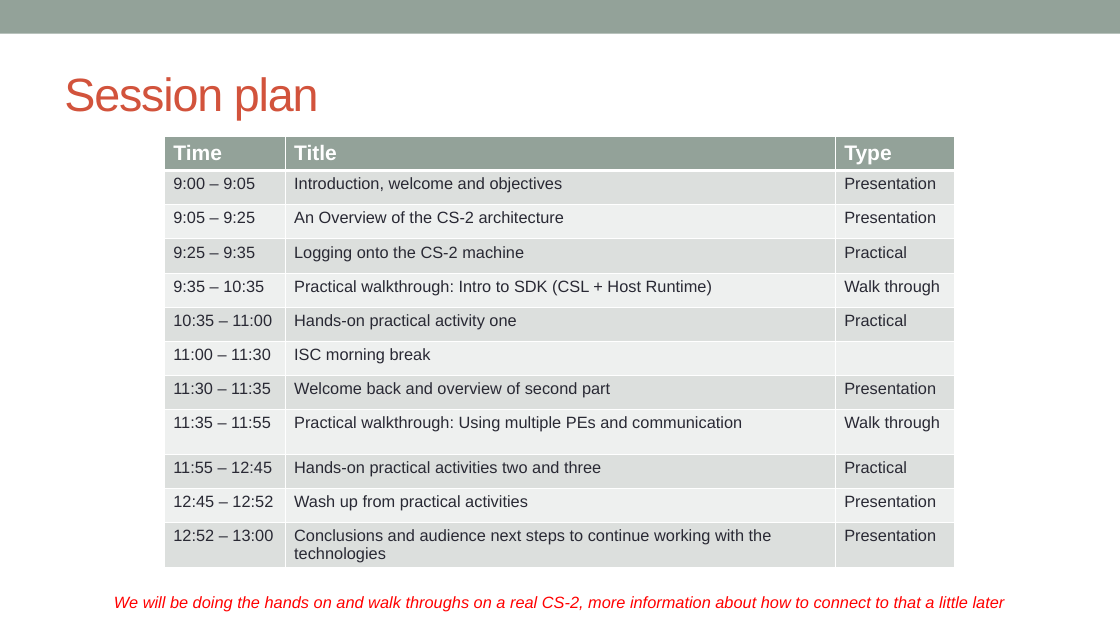
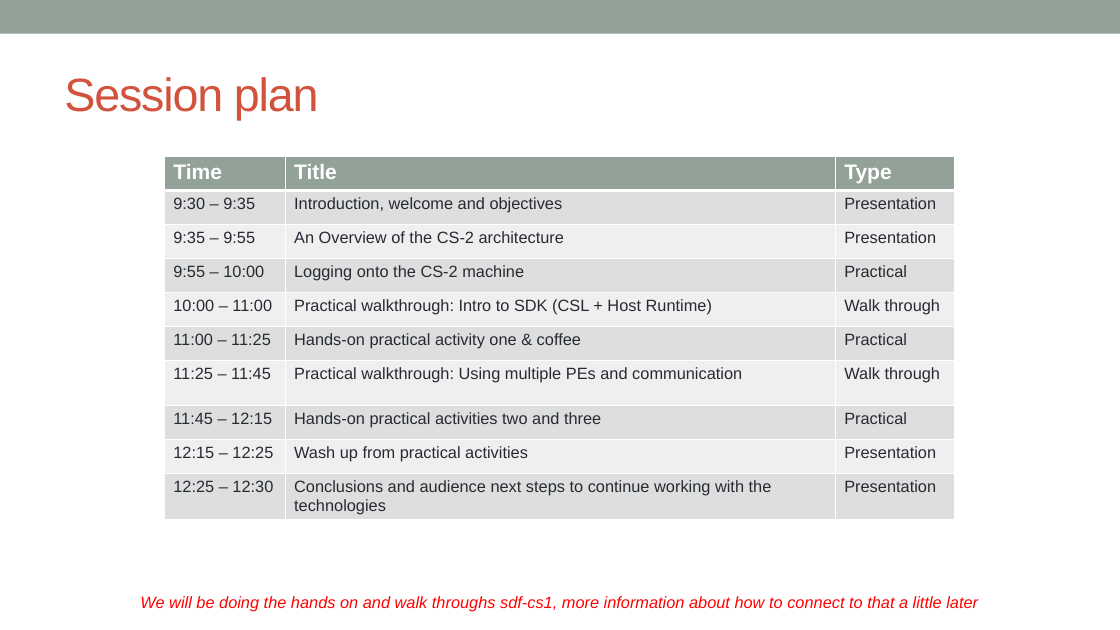
Before and after one commit to EPCCed/cs2-sdk-training, a slide deck: slide 6 of lectures/powerpoints/Welcome and overview.pptx. Drawn at 1120x630 pixels with LibreOffice and Linux fonts; fonts in the diff are those of the drawing. Boxes give left, top, right and bottom in pixels: in the first picture for what was removed or moved away, otherwise in the second. Text is boxed around its words. In the diff, an @@ line names an element or a change of style, - is before the commit and + after.

```diff
--- a/lectures/powerpoints/Welcome and overview.pptx
+++ b/lectures/powerpoints/Welcome and overview.pptx
@@ table at (165,156,955,524) @@
-row 2: 9:00 – 9:05 | Introduction, welcome and objectives | Presentation
-row 3: 9:05 – 9:25 | An Overview of the CS-2 architecture | Presentation
-row 4: 9:25 – 9:35 | Logging onto the CS-2 machine | Practical
-row 5: 9:35 – 10:35 | Practical walkthrough: Intro to SDK (CSL + Host Runtime) | Walk through
-row 6: 10:35 – 11:00 | Hands-on practical activity one | Practical
-row 7: 11:00 – 11:30 | ISC morning break | 
-row 8: 11:30 – 11:35 | Welcome back and overview of second part | Presentation
-row 9: 11:35 – 11:55 | Practical walkthrough: Using multiple PEs and communication | Walk through
-row 10: 11:55 – 12:45 | Hands-on practical activities two and three | Practical
-row 11: 12:45 – 12:52 | Wash up from practical activities | Presentation
-row 12: 12:52 – 13:00 | Conclusions and audience next steps to continue working with the technologies | Presentation
+row 2: 9:30 – 9:35 | Introduction, welcome and objectives | Presentation
+row 3: 9:35 – 9:55 | An Overview of the CS-2 architecture | Presentation
+row 4: 9:55 – 10:00 | Logging onto the CS-2 machine | Practical
+row 5: 10:00 – 11:00 | Practical walkthrough: Intro to SDK (CSL + Host Runtime) | Walk through
+row 6: 11:00 – 11:25 | Hands-on practical activity one & coffee | Practical
+row 7: 11:25 – 11:45 | Practical walkthrough: Using multiple PEs and communication | Walk through
+row 8: 11:45 – 12:15 | Hands-on practical activities two and three | Practical
+row 9: 12:15 – 12:25 | Wash up from practical activities | Presentation
+row 10: 12:25 – 12:30 | Conclusions and audience next steps to continue working with the technologies | Presentation
@@ table: place and size @@
-table at (165,137,955,573)
+table at (165,156,955,524)
@@ text at (140,596,978,612): text changed @@
-We will be doing the hands on and walk throughs on a real CS-2, more information about how to connect to that a little later
+We will be doing the hands on and walk throughs sdf-cs1, more information about how to connect to that a little later
```
Also in this commit, not shown: 1 other slide changed, 1 other file.
